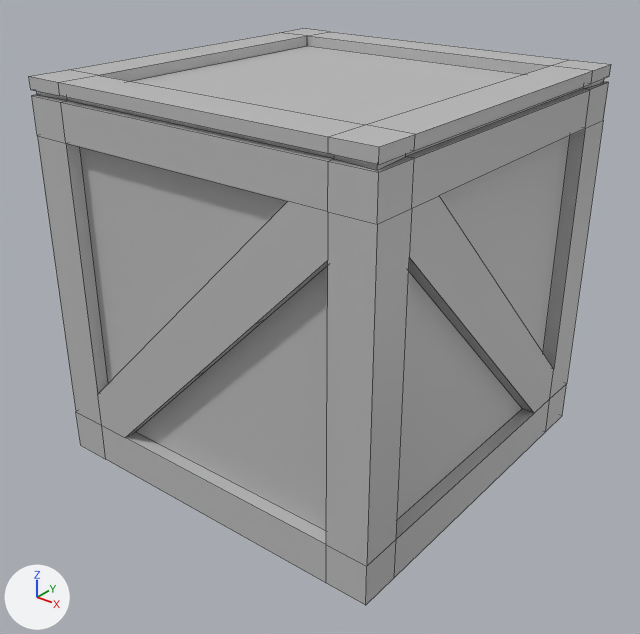
Before and after pictures for a commit that changed the FBX model Assets/Art/Models/Crate.fbx.
Camera for both pictures: a 50 mm lens placed at (0.969, -1.238, 1.024), pointed at (0.013, -0.043, 0.283). Lighting does not change. The marker at lower left points along +X, +Y and +Z. Mesh edges are drawn as thin lines. Where no turn or scale is listed for an object, it has been applied to the vertices.
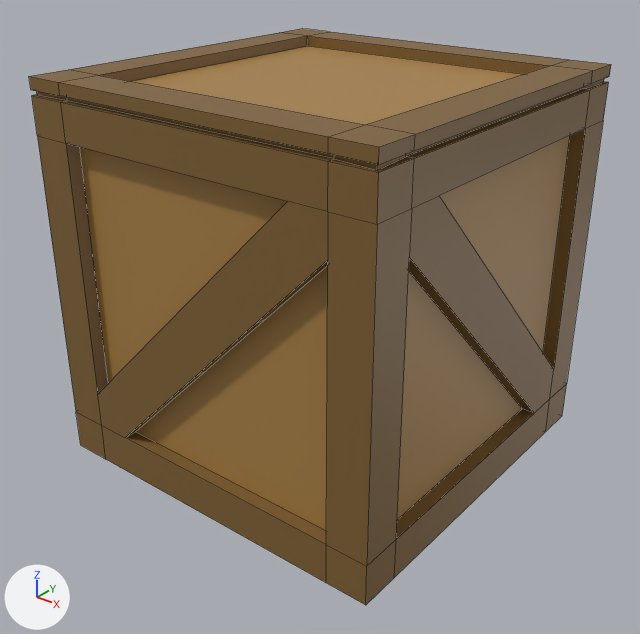
Boxes [x1, y1, x2, y2] around the edits, measured in the pictures (640 x 634 px):
```json
{"part": 1, "of": "me_mesh", "change": "recoloured", "before": [29, 28, 611, 605], "after": [29, 28, 611, 605], "on screen": "grey to brown"}
{"part": 2, "of": "me_mesh", "change": "recoloured", "before": [80, 46, 570, 531], "after": [80, 46, 570, 531], "on screen": "grey to brown"}
```

The change, as JSON lines over the scene's bpy script:
```json
{"op": "add", "block": "mat_crate_wood2", "code": ["mat_crate_wood2 = principled_material('Crate_wood2')", "mat_crate_wood2.base_color = (0.396, 0.22, 0.0588)  # brown #a98145"]}
{"op": "add", "block": "mat_crate_wood", "code": ["mat_crate_wood = principled_material('Crate_wood')", "mat_crate_wood.base_color = (0.212, 0.118, 0.0313)  # brown #7f6031"]}
{"block": "me_mesh", "where": "me_mesh.from_pydata(...)  # 162 vertices, 145 faces; spans x -0.359..0.359, y -0.359..0.359, z 0.0..0.738"}
{"block": "me_mesh", "where": "# used by ob_pcube1; location = (0.0, 0.0, 0.0)"}
{"block": "me_mesh", "change": "me_mesh part 1: 136 of the faces centred in x -0.359..0.359, y -0.359..0.359, z 0.0..0.738 switch from mat_lambert1 (grey #bcbcbc) to mat_crate_wood (brown #7f6031)"}
{"block": "me_mesh", "change": "me_mesh part 2: all 9 faces centred in x -0.332..0.332, y -0.332..0.332, z 0.242..0.717 switch from mat_lambert1 (grey #bcbcbc) to mat_crate_wood2 (brown #a98145)"}
```
